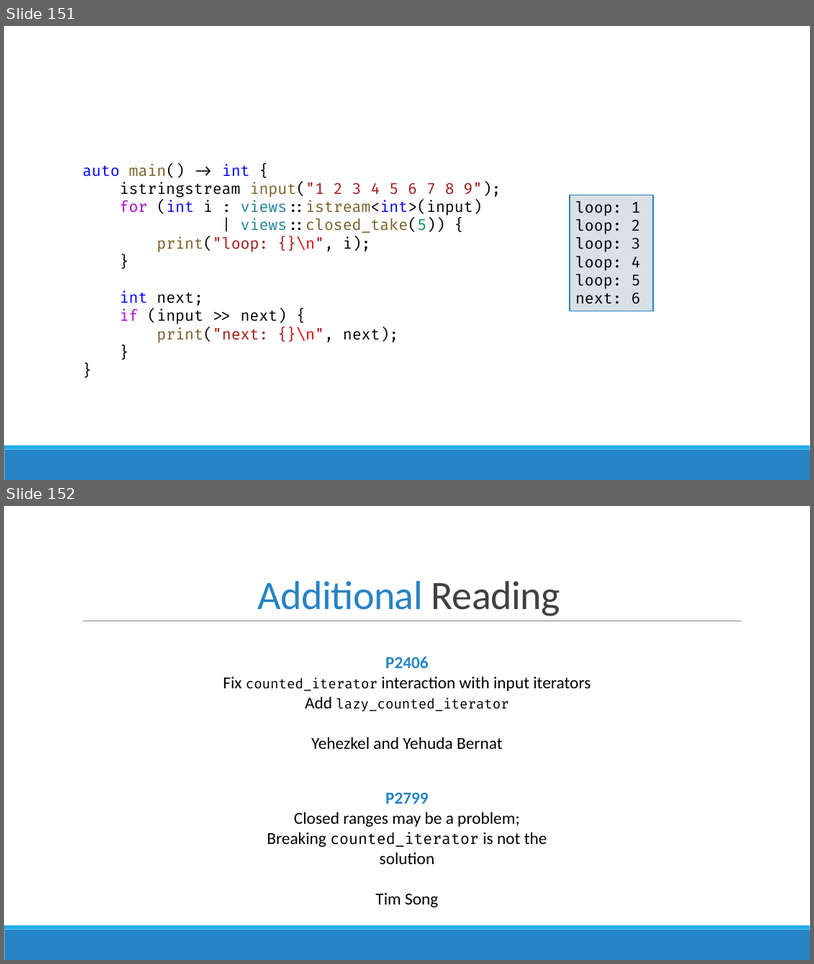
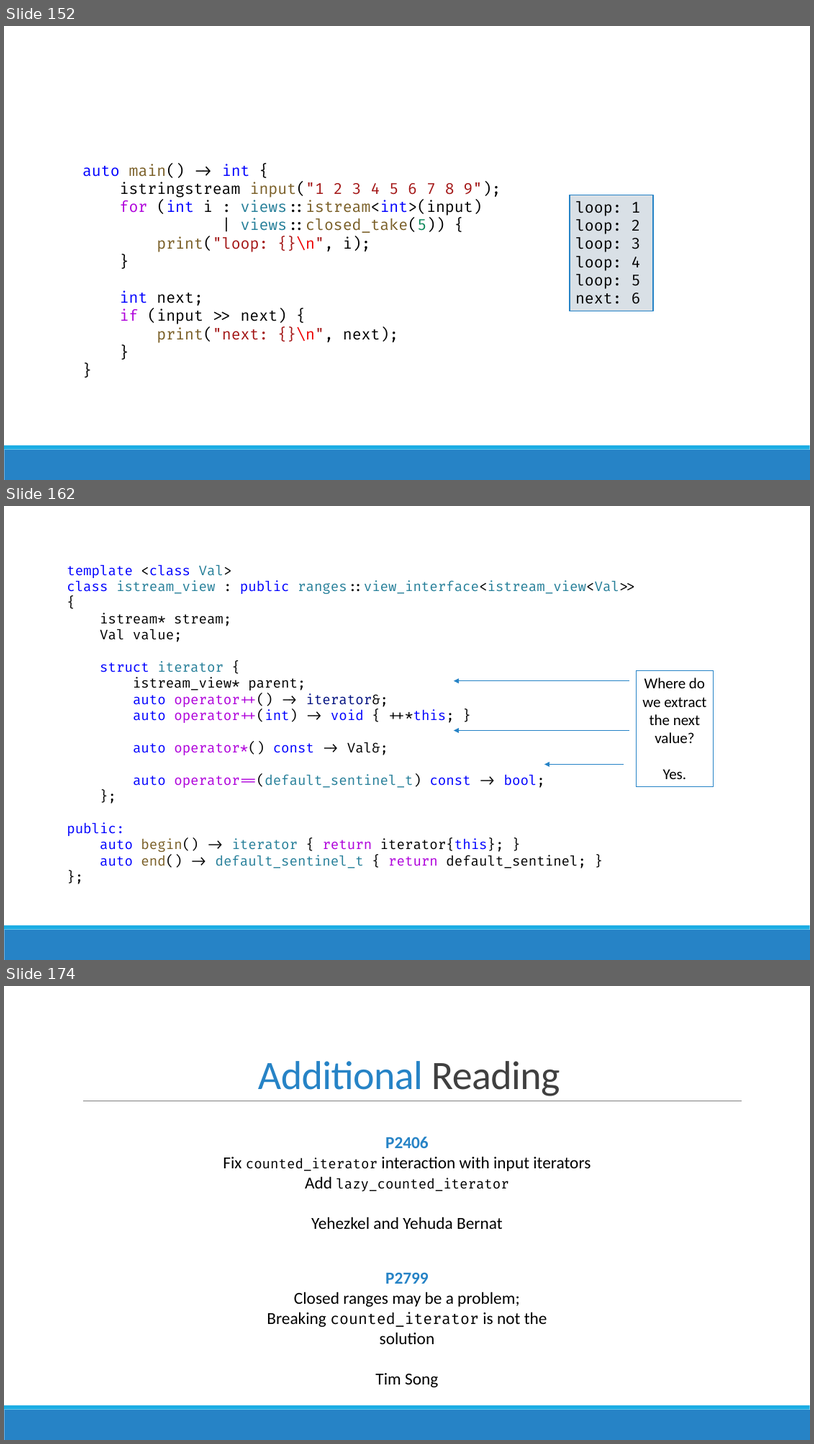
Before and after one commit to brevzin/cpp_proposals, a slide deck: talks/202305_cppnow/take(5).pptx. Shown one above the other, each under a label of ours: slides 151 and 152 before the commit, slides 152, 162 and 174 after it; the slides between them are not shown. The pictures are 814x964 and 814x1444 pixels, drawn with LibreOffice and Linux fonts; fonts in the diff are those of the drawing. Boxes give left, top, right and bottom in pixels: in the first picture for what was removed or moved away, otherwise in the second. Text is boxed around its words. In the diff, an @@ line names an element or a change of style, - is before the commit and + after.

```diff
--- a/talks/202305_cppnow/take(5).pptx
+++ b/talks/202305_cppnow/take(5).pptx
@@ slide 162 added at box(4, 506, 810, 960), background #FFFFFF; not listed: 2 template elements that a slide beside it also shows @@
@@ text added at box(67, 565, 636, 868), 16 pt, text #000000 @@
+template <class Val>
+class istream_view : public ranges::view_interface<istream_view<Val>> {
+istream* stream;
+Val value;
+struct iterator {
+istream_view* parent;
+auto operator++() -> iterator&;
+auto operator++(int) -> void { ++*this; }
+auto operator*() const -> Val&;
+auto operator==(default_sentinel_t) const -> bool;
+};
+public:
+auto begin() -> iterator { return iterator{this}; }
+auto end() -> default_sentinel_t { return default_sentinel; }
+};
@@ rectangle added at box(637, 671, 714, 787), outline #2683C6 0.75 pt, 18 pt, text #000000 @@
+Where do
+we extract
+the next
+value?
+Yes.
@@ arrow added from (630, 681) to (454, 681), #2683C6 1 pt @@
@@ arrow added from (630, 731) to (454, 731), #2683C6 1 pt @@
@@ arrow added from (624, 764) to (545, 764), #2683C6 1 pt @@
@@ what was slide 151 is now slide 152 @@
@@ what was slide 152 is now slide 174 @@
```
Also in this commit, not shown: 6 slides changed, 25 other slides added, 4 slides removed.
